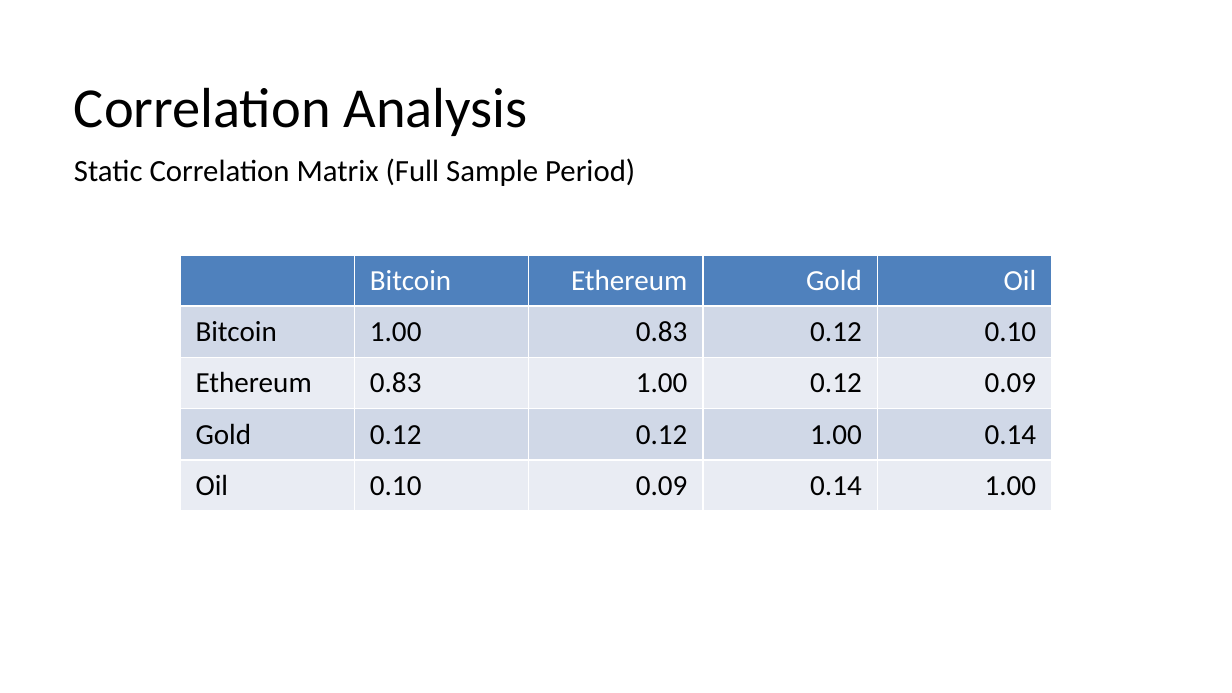
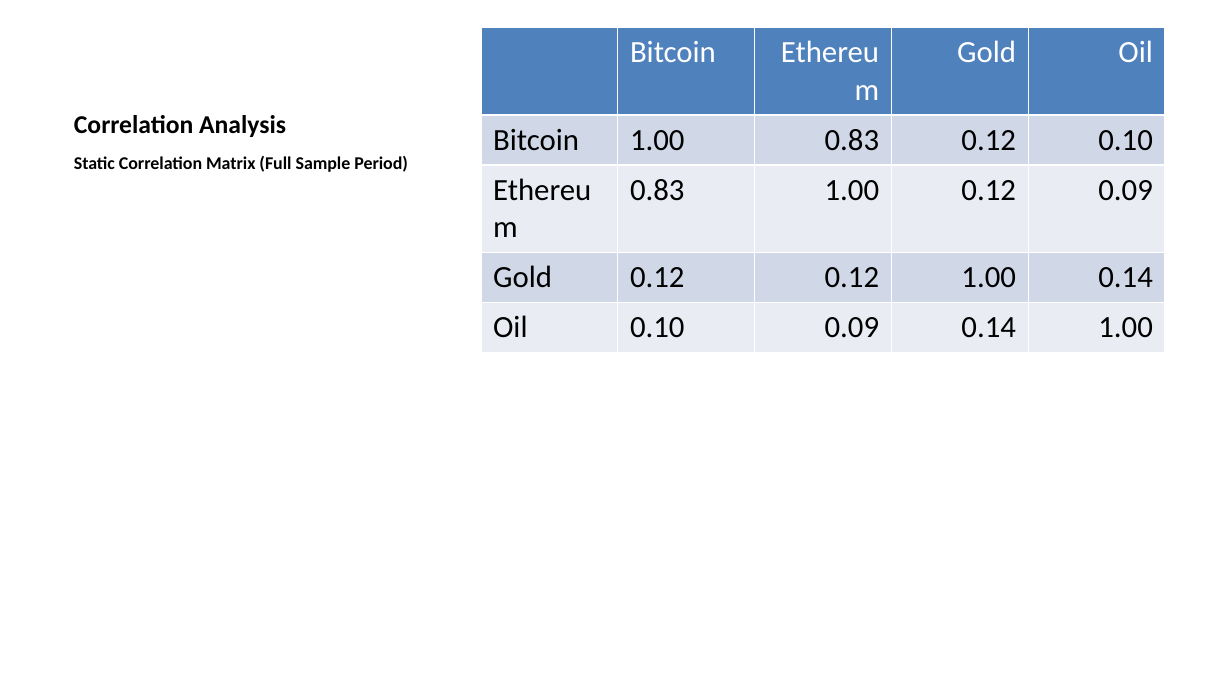
Before and after one commit to SakethKanchi/Cryptocurrency_Commodity_Correlation, a slide deck: slide 16 of presentation.pptx (slide 15 before the commit). Drawn at 1232x693 pixels with LibreOffice and Linux fonts; fonts in the diff are those of the drawing. Boxes give left, top, right and bottom in pixels: in the first picture for what was removed or moved away, otherwise in the second. Text is boxed around its words. In the diff, an @@ line names an element or a change of style, - is before the commit and + after.

```diff
--- a/presentation.pptx
+++ b/presentation.pptx
@@ title "Correlation Analysis" at (74,115,286,137): size 33 to 15 pt, bold on @@
@@ table at (480,27,1164,617) @@
@@ size 17 to 18 pt @@
@@ table: place and size @@
-table at (180,255,1055,510)
+table at (480,27,1164,617)
@@ text "Static Correlation Matrix (Full Sample ..." at (74,156,408,172): size 18 to 10.5 pt, bold on @@
```
Also in this commit, not shown: 33 other slides changed, 14 slides added, 3 slides removed, 11 other files.
